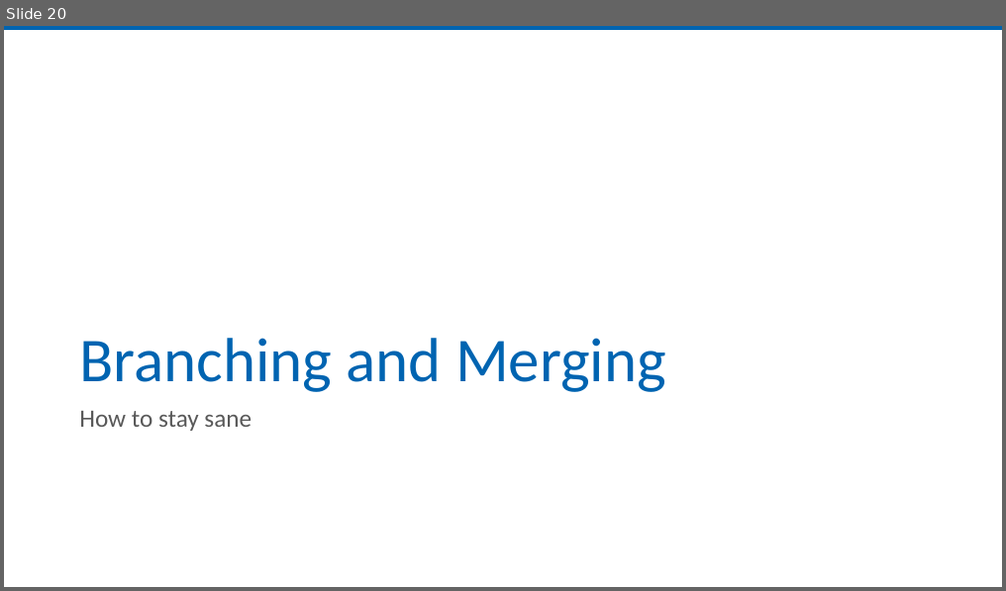
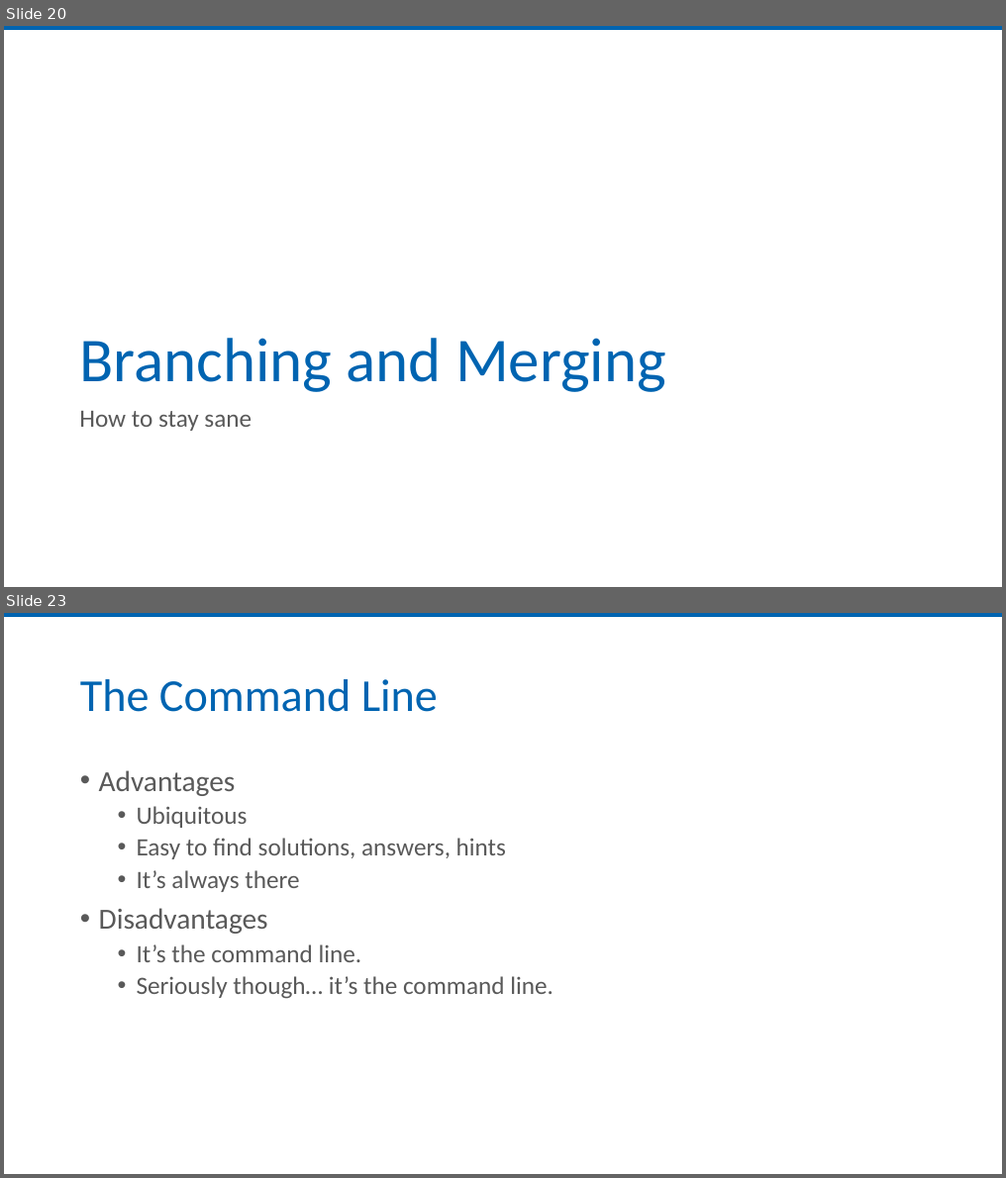
Before and after one commit to jmreynolds/Git-For-Normal-Developers, a slide deck: Slides/Git for the Normal Developer.pptx. Shown one above the other, each under a label of ours: slide 20 before the commit, slides 20 and 23 after it; the slides between them are not shown. The pictures are 1006x591 and 1006x1178 pixels, drawn with LibreOffice and Linux fonts; fonts in the diff are those of the drawing; background and template pictures are left out. Boxes give left, top, right and bottom in pixels: in the first picture for what was removed or moved away, otherwise in the second. Text is boxed around its words. In the diff, an @@ line names an element or a change of style, - is before the commit and + after.

```diff
--- a/Slides/Git for the Normal Developer.pptx
+++ b/Slides/Git for the Normal Developer.pptx
@@ slide 23 added at (x1=4, y1=613, x2=1002, y2=1174), background #FFFFFF; not listed: 1 template element that a slide beside it also shows @@
@@ title added at (x1=80, y1=679, x2=438, y2=712), 44 pt, text #0064B1 @@
+The Command Line
@@ text added at (x1=99, y1=770, x2=553, y2=999), 24 pt, text #595959 @@
+• Advantages
+  • Ubiquitous
+  • Easy to find solutions, answers, hints
+  • It’s always there
+• Disadvantages
+  • It’s the command line.
+  • Seriously though… it’s the command line.
```
Also in this commit, not shown: 1 slide changed, 4 other slides added.
